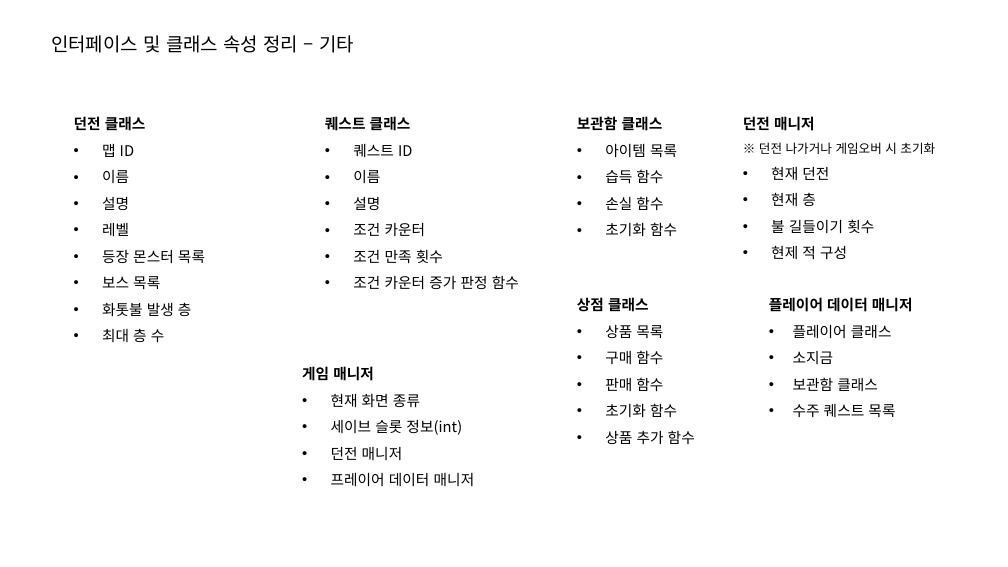
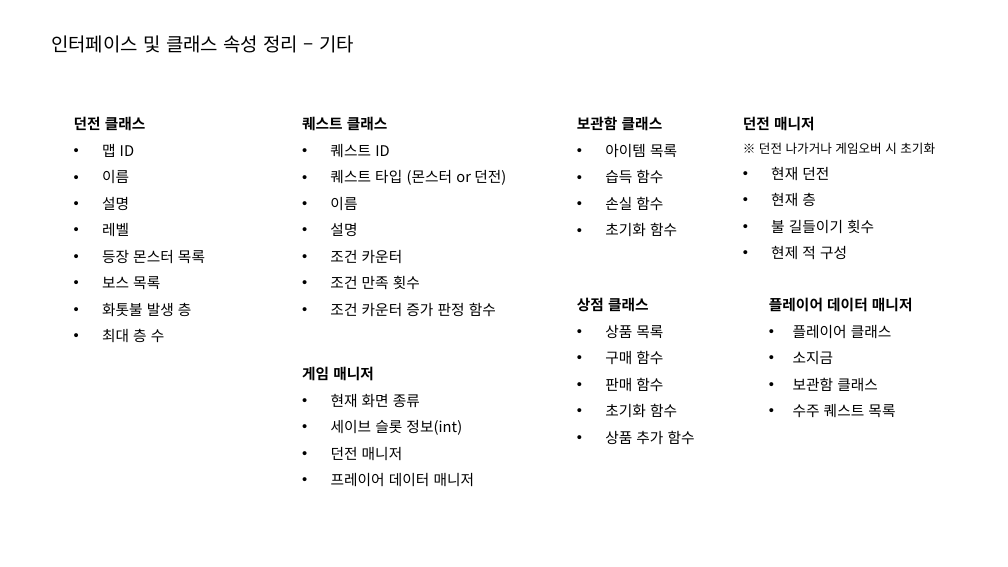
Before and after one commit to lsu0503/TextRPG_TeamProject2nd, a slide deck: slide 14 of Documents/TextRPG_와이어프레임.pptx. Drawn at 1008x567 pixels with LibreOffice and Linux fonts; fonts in the diff are those of the drawing. Boxes give left, top, right and bottom in pixels: in the first picture for what was removed or moved away, otherwise in the second. Text is boxed around its words. In the diff, an @@ line names an element or a change of style, - is before the commit and + after.

```diff
--- a/Documents/TextRPG_와이어프레임.pptx
+++ b/Documents/TextRPG_와이어프레임.pptx
@@ text "퀘스트 클래스": place and size @@
-text "퀘스트 클래스" at [325,116,519,289]
+text "퀘스트 클래스" at [302,116,506,316]
@@ text at [330,170,506,185]: paragraph added @@
+• 퀘스트 타입 (몬스터 or 던전)
```
Also in this commit, not shown: 1 other slide changed, 2 other files.
